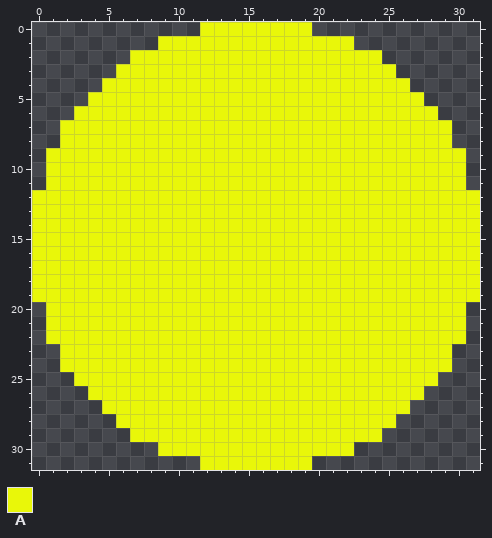
Pixel-art sprite: sprites/pacman_closed.png. The first picture shows the starting point.
The file is 32x32 pixels.
Palette (. is transparent): A #e9f709
Pixels before, first column x 0:
 0 ............AAAAAAAA............
 1 .........AAAAAAAAAAAAAA.........
 2 .......AAAAAAAAAAAAAAAAAA.......
 3 ......AAAAAAAAAAAAAAAAAAAA......
 4 .....AAAAAAAAAAAAAAAAAAAAAA.....
 5 ....AAAAAAAAAAAAAAAAAAAAAAAA....
 6 ...AAAAAAAAAAAAAAAAAAAAAAAAAA...
 7 ..AAAAAAAAAAAAAAAAAAAAAAAAAAAA..
 8 ..AAAAAAAAAAAAAAAAAAAAAAAAAAAA..
 9 .AAAAAAAAAAAAAAAAAAAAAAAAAAAAAA.
10 .AAAAAAAAAAAAAAAAAAAAAAAAAAAAAA.
11 .AAAAAAAAAAAAAAAAAAAAAAAAAAAAAA.
12 AAAAAAAAAAAAAAAAAAAAAAAAAAAAAAAA
13 AAAAAAAAAAAAAAAAAAAAAAAAAAAAAAAA
14 AAAAAAAAAAAAAAAAAAAAAAAAAAAAAAAA
15 AAAAAAAAAAAAAAAAAAAAAAAAAAAAAAAA
16 AAAAAAAAAAAAAAAAAAAAAAAAAAAAAAAA
17 AAAAAAAAAAAAAAAAAAAAAAAAAAAAAAAA
18 AAAAAAAAAAAAAAAAAAAAAAAAAAAAAAAA
19 AAAAAAAAAAAAAAAAAAAAAAAAAAAAAAAA
20 .AAAAAAAAAAAAAAAAAAAAAAAAAAAAAA.
21 .AAAAAAAAAAAAAAAAAAAAAAAAAAAAAA.
22 .AAAAAAAAAAAAAAAAAAAAAAAAAAAAAA.
23 ..AAAAAAAAAAAAAAAAAAAAAAAAAAAA..
24 ..AAAAAAAAAAAAAAAAAAAAAAAAAAAA..
25 ...AAAAAAAAAAAAAAAAAAAAAAAAAA...
26 ....AAAAAAAAAAAAAAAAAAAAAAAA....
27 .....AAAAAAAAAAAAAAAAAAAAAA.....
28 ......AAAAAAAAAAAAAAAAAAAA......
29 .......AAAAAAAAAAAAAAAAAA.......
30 .........AAAAAAAAAAAAAA.........
31 ............AAAAAAAA............
Once edited:
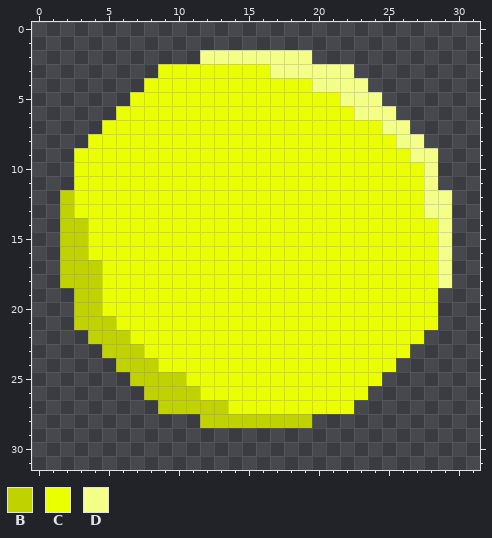
Colours new in this view: B #c0d200  C #eaff00  D #f3ff87
The edit:
y 0: x 12..19 AAAAAAAA -> ........
y 1: x 9..22 AAAAAAAAAAAAAA -> ..............
y 2: x 7..24 AAAAAAAAAAAAAAAAAA -> .....DDDDDDDD.....
y 3: x 6..25 AAAAAAAAAAAAAAAAAAAA -> ...CCCCCCCCDDDDDD...
y 4: x 5..26 AAAAAAAAAAAAAAAAAAAAAA -> ...CCCCCCCCCCCCDDDD...
y 5: x 4..27 AAAAAAAAAAAAAAAAAAAAAAAA -> ...CCCCCCCCCCCCCCCDDD...
y 6: x 3..28 AAAAAAAAAAAAAAAAAAAAAAAAAA -> ...CCCCCCCCCCCCCCCCCDDD...
y 7: x 2..29 AAAAAAAAAAAAAAAAAAAAAAAAAAAA -> ...CCCCCCCCCCCCCCCCCCCCDD...
y 8: x 2..29 AAAAAAAAAAAAAAAAAAAAAAAAAAAA -> ..CCCCCCCCCCCCCCCCCCCCCCDD..
y 9: x 1..30 AAAAAAAAAAAAAAAAAAAAAAAAAAAAAA -> ..CCCCCCCCCCCCCCCCCCCCCCCCDD..
y 10..11: x 1..30 AAAAAAAAAAAAAAAAAAAAAAAAAAAAAA -> ..CCCCCCCCCCCCCCCCCCCCCCCCCD..
y 12..13: x 0..31 AAAAAAAAAAAAAAAAAAAAAAAAAAAAAAAA -> ..BCCCCCCCCCCCCCCCCCCCCCCCCCDD..
y 14..16: x 0..31 AAAAAAAAAAAAAAAAAAAAAAAAAAAAAAAA -> ..BBCCCCCCCCCCCCCCCCCCCCCCCCCD..
y 17..18: x 0..31 AAAAAAAAAAAAAAAAAAAAAAAAAAAAAAAA -> ..BBBCCCCCCCCCCCCCCCCCCCCCCCCD..
y 19: x 0..31 AAAAAAAAAAAAAAAAAAAAAAAAAAAAAAAA -> ...BBCCCCCCCCCCCCCCCCCCCCCCCC...
y 20: x 1..30 AAAAAAAAAAAAAAAAAAAAAAAAAAAAAA -> ..BBCCCCCCCCCCCCCCCCCCCCCCCC..
y 21: x 1..30 AAAAAAAAAAAAAAAAAAAAAAAAAAAAAA -> ..BBBCCCCCCCCCCCCCCCCCCCCCCC..
y 22: x 1..30 AAAAAAAAAAAAAAAAAAAAAAAAAAAAAA -> ...BBBCCCCCCCCCCCCCCCCCCCCC...
y 23: x 2..29 AAAAAAAAAAAAAAAAAAAAAAAAAAAA -> ...BBBCCCCCCCCCCCCCCCCCCC...
y 24: x 2..29 AAAAAAAAAAAAAAAAAAAAAAAAAAAA -> ....BBBCCCCCCCCCCCCCCCCC....
y 25: x 3..28 AAAAAAAAAAAAAAAAAAAAAAAAAA -> ....BBBBCCCCCCCCCCCCCC....
y 26: x 4..27 AAAAAAAAAAAAAAAAAAAAAAAA -> ....BBBBCCCCCCCCCCCC....
y 27: x 5..26 AAAAAAAAAAAAAAAAAAAAAA -> ....BBBBBCCCCCCCCC....
y 28: x 6..25 AAAAAAAAAAAAAAAAAAAA -> ......BBBBBBBB......
y 29: x 7..24 AAAAAAAAAAAAAAAAAA -> ..................
y 30: x 9..22 AAAAAAAAAAAAAA -> ..............
y 31: x 12..19 AAAAAAAA -> ........
Where, in picture pixels (left, top, right, bottom), the same in both pictures:
changed: (32, 22, 480, 470)
